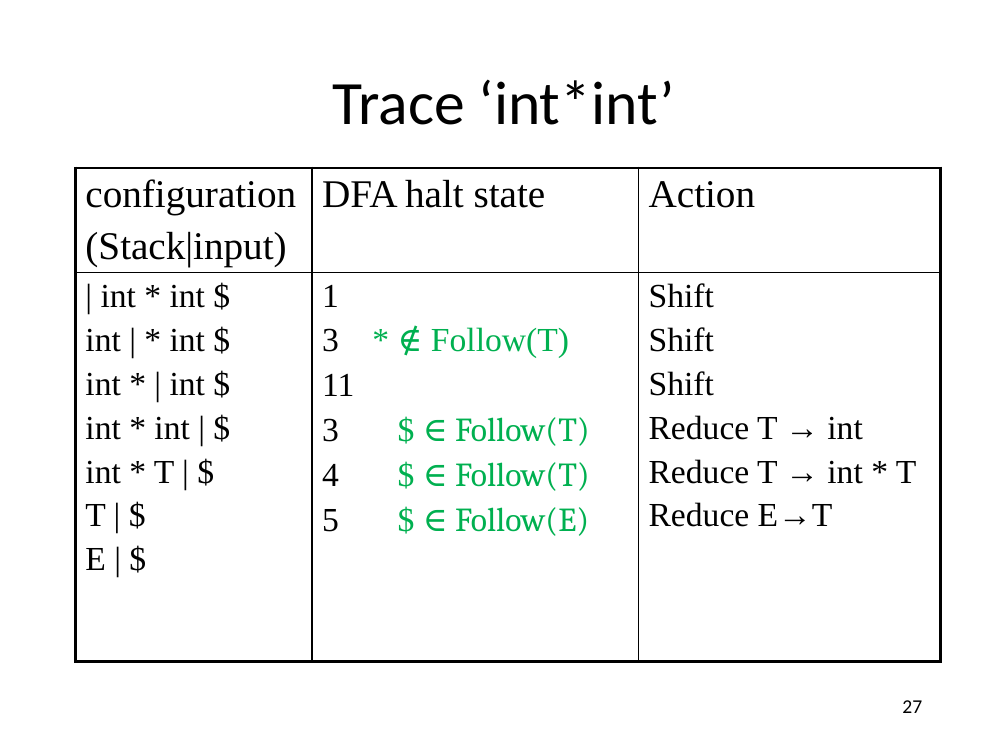
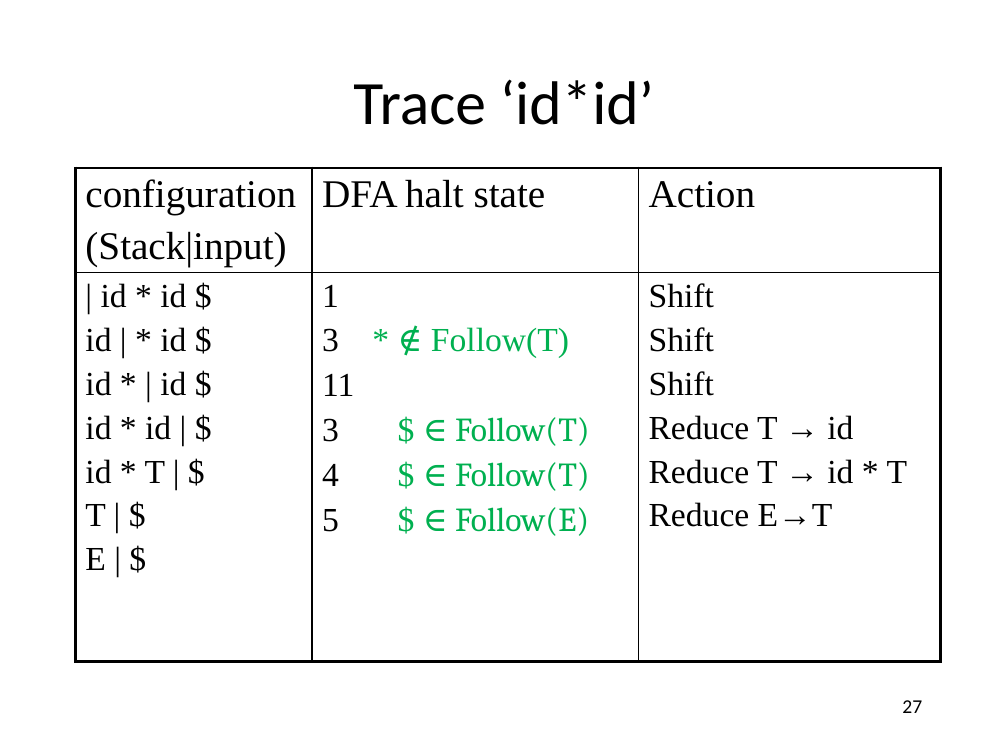
Before and after one commit to anoopsarkar/compilers-class, a slide deck: slide 27 of assets/ppt/parsing/lr3-slr_1-parsing.pptx. Drawn at 1008x756 pixels with LibreOffice and Linux fonts; fonts in the diff are those of the drawing. Boxes give left, top, right and bottom in pixels: in the first picture for what was removed or moved away, otherwise in the second. Text is boxed around its words. In the diff, an @@ line names an element or a change of style, - is before the commit and + after.

Commit message:
fixed typos in slides

```diff
--- a/assets/ppt/parsing/lr3-slr_1-parsing.pptx
+++ b/assets/ppt/parsing/lr3-slr_1-parsing.pptx
@@ title at <box>353,79,654,125</box>: text changed @@
-Trace ‘int*int’
+Trace ‘id*id’
@@ table at <box>76,168,941,671</box> @@
-row 2, column 1: | int * int $ / int | * int $ / int * | int $ / int * int | $ / int * T | $ / T | $ / E | $
+row 2, column 1: | id * id $ / id | * id $ / id * | id $ / id * id | $ / id * T | $ / T | $ / E | $
-row 2, column 3: Shift / Shift / Shift / Reduce T → int / Reduce T → int * T / Reduce E→T
+row 2, column 3: Shift / Shift / Shift / Reduce T → id / Reduce T → id * T / Reduce E→T
```
Also in this commit, not shown: 15 other slides changed, 1 other file.
